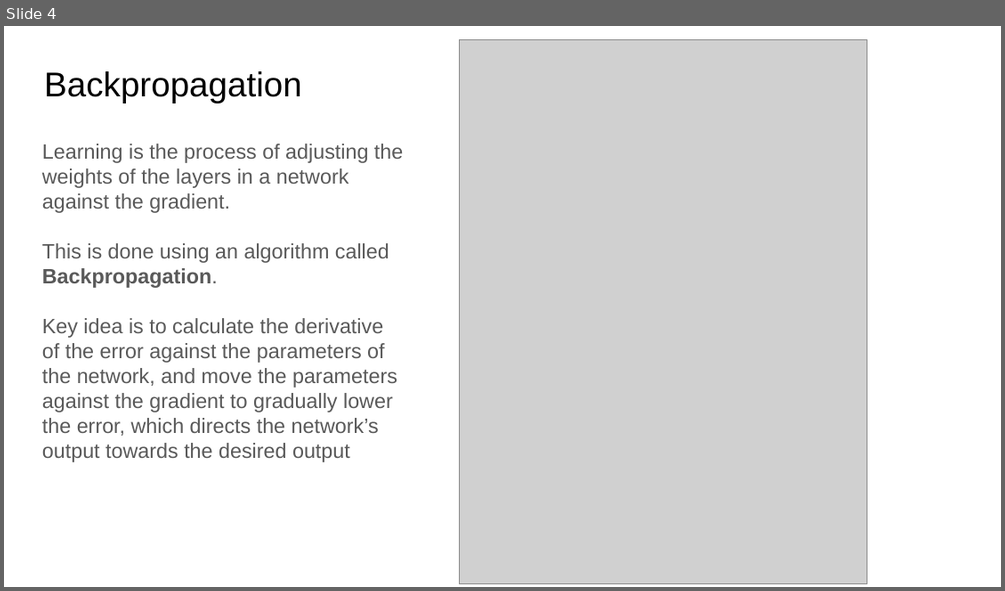
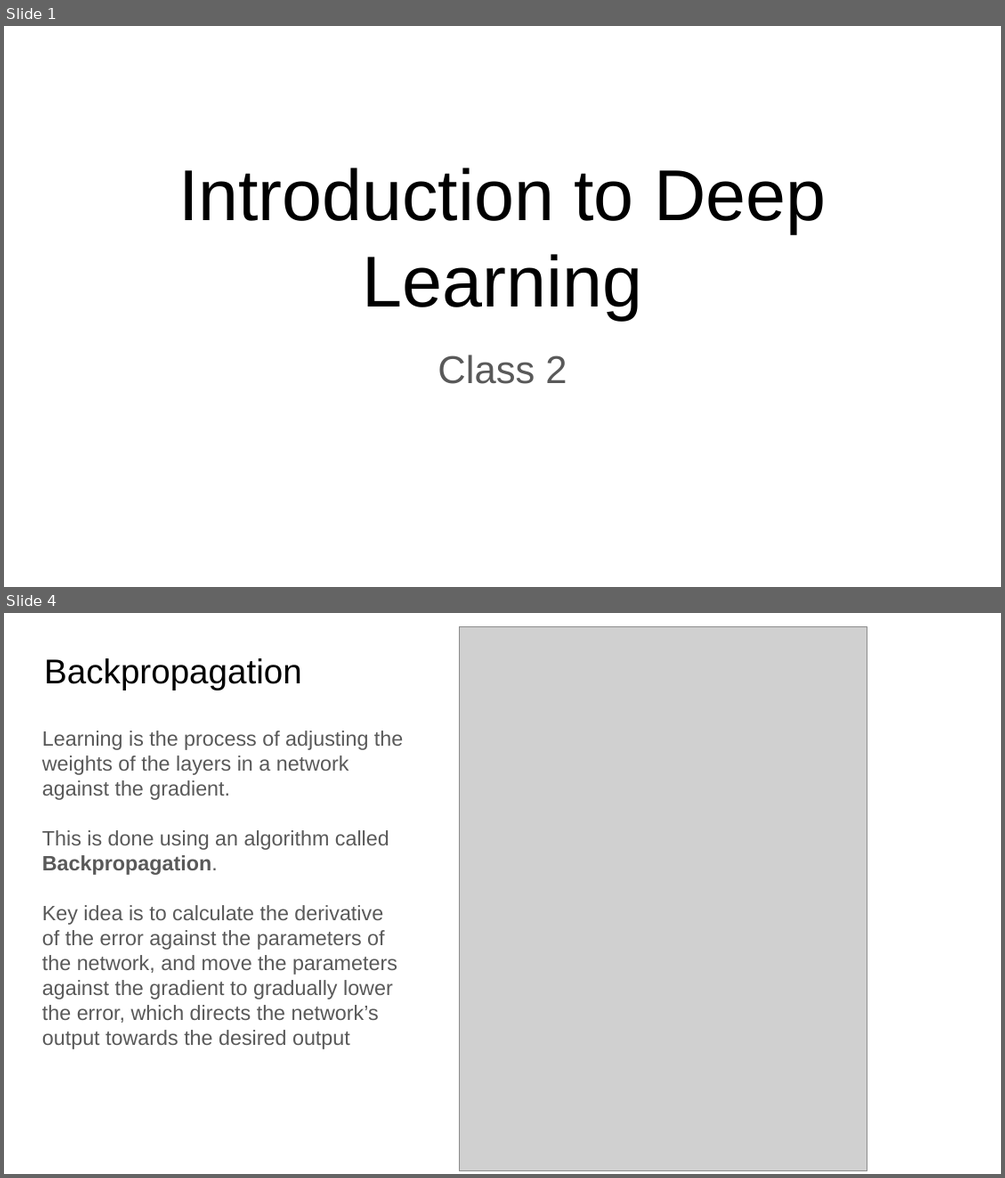
Before and after one commit to ankur6ue/deep-learning-course, a slide deck: class_2/deep_learning_course_class_2.pptx. Shown one above the other, each under a label of ours: slide 4 before the commit, slides 1 and 4 after it; the slides between them are not shown. The pictures are 1005x591 and 1005x1178 pixels, drawn with LibreOffice and Linux fonts; fonts in the diff are those of the drawing; grey boxes stand for pictures. Boxes give left, top, right and bottom in pixels: in the first picture for what was removed or moved away, otherwise in the second. Text is boxed around its words. In the diff, an @@ line names an element or a change of style, - is before the commit and + after.

```diff
--- a/class_2/deep_learning_course_class_2.pptx
+++ b/class_2/deep_learning_course_class_2.pptx
@@ slide 1 added at (4,26,1001,587), background #FFFFFF @@
@@ title added at (178,168,825,319), 52 pt, text #000000 @@
+Introduction to Deep Learning
@@ subtitle added at (437,354,566,384), 28 pt, text #595959 @@
+Class 2
```
Also in this commit, not shown: 4 slides changed, 2 other slides added, 1 slide removed, 8 other files.
